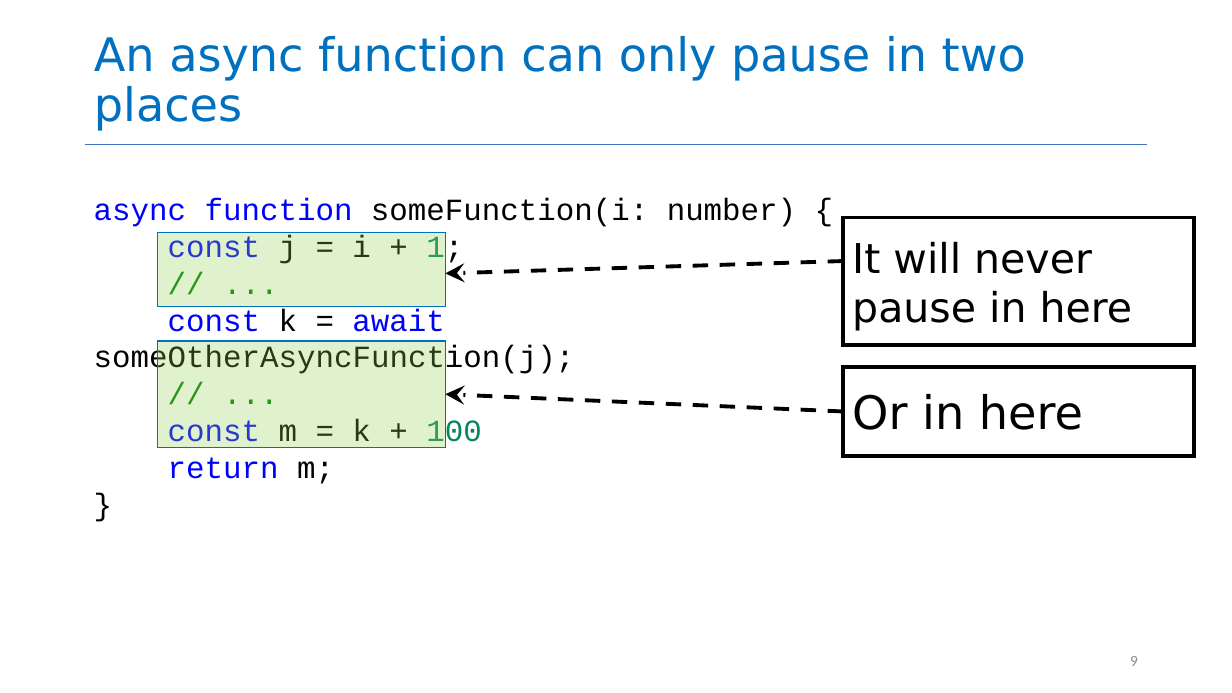
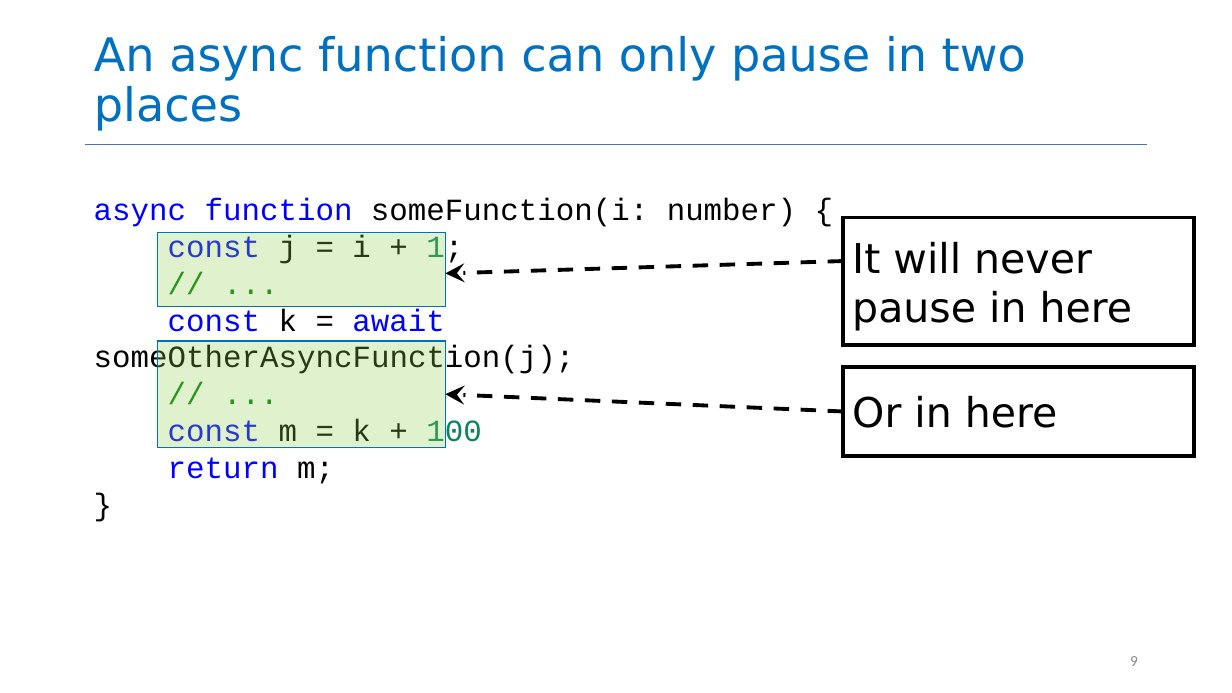
Before and after one commit to yashburshe/CS4530-Fall-2025, a slide deck: slide 9 of Slides/Module 06 Concurrency Patterns in Typescript.pptx. Drawn at 1232x693 pixels with LibreOffice and Linux fonts; fonts in the diff are those of the drawing. Boxes give left, top, right and bottom in pixels: in the first picture for what was removed or moved away, otherwise in the second. Text is boxed around its words. In the diff, an @@ line names an element or a change of style, - is before the commit and + after.

```diff
--- a/Slides/Module 06 Concurrency Patterns in Typescript.pptx
+++ b/Slides/Module 06 Concurrency Patterns in Typescript.pptx
@@ rectangle "Or in here" at <box>843,367,1194,456</box>: size 36 to 32 pt @@
```
Also in this commit, not shown: 1 slide removed, 1 other file.
